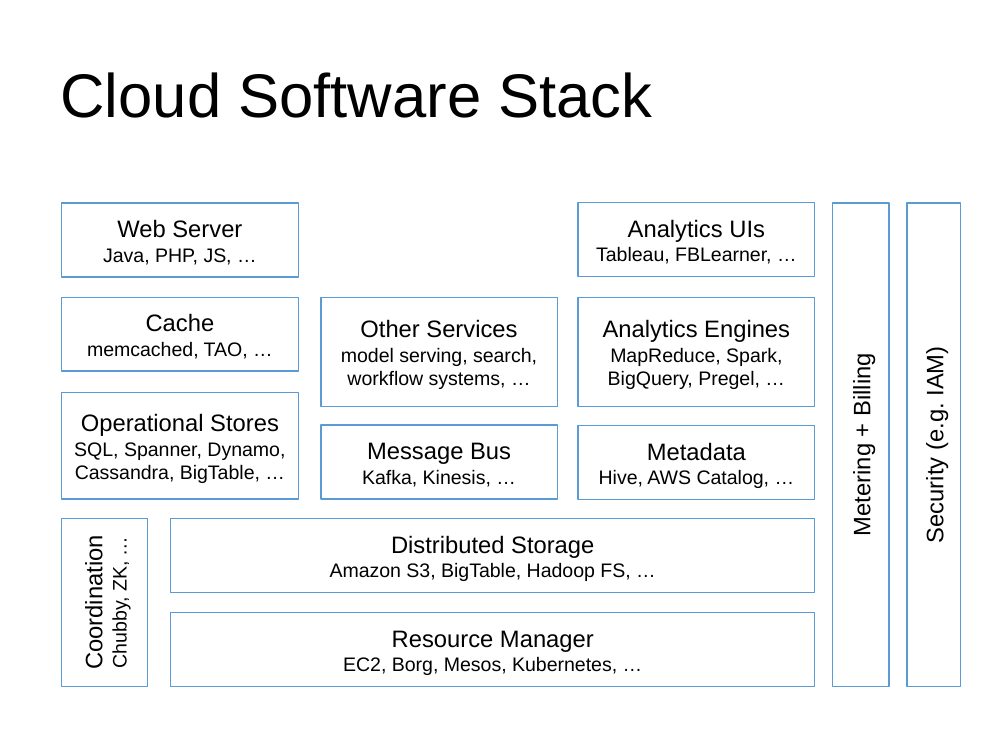
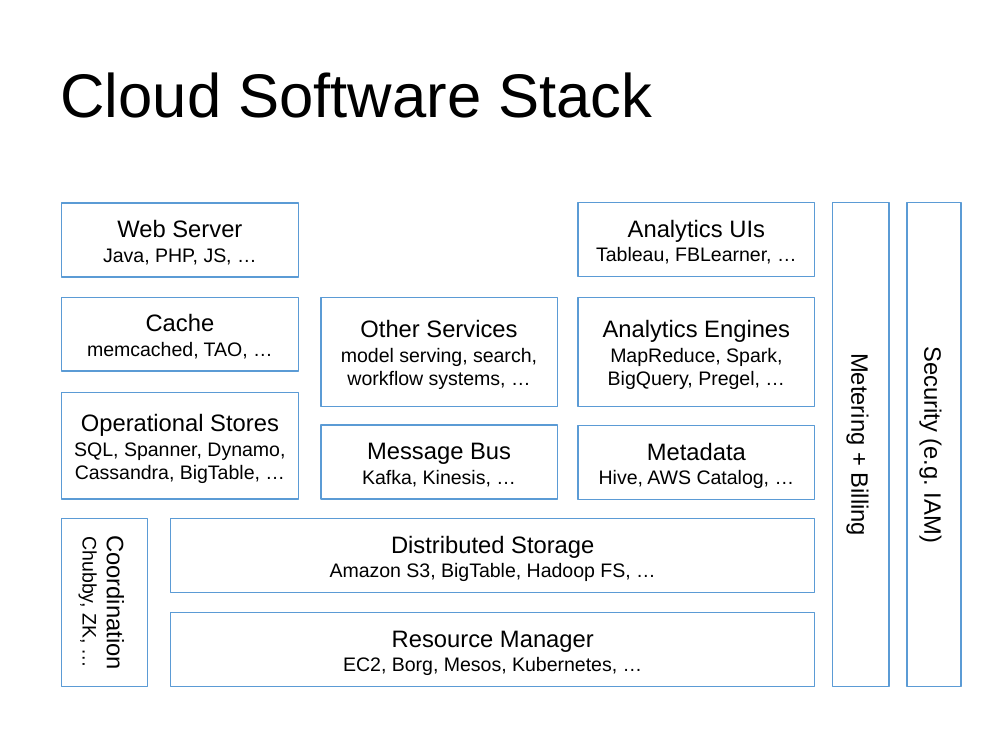
Before and after one commit to j-avdeev/Cloud-Computing-Technology, a slide deck: slide 11 of CCT - lec1 - Cloud computing overview.odp (slide 10 before the commit). Drawn at 1008x756 pixels with LibreOffice and Linux fonts; fonts in the diff are those of the drawing. Boxes give left, top, right and bottom in pixels: in the first picture for what was removed or moved away, otherwise in the second. Text is boxed around its words. In the diff, an @@ line names an element or a change of style, - is before the commit and + after.

```diff
--- a/CCT - lec1 - Cloud computing overview.odp
+++ b/CCT - lec1 - Cloud computing overview.odp
@@ rotation 270 to 90 degrees; outline redrawn in 3 elements at [62,519,148,687], [907,203,961,687], [833,203,890,686] @@
```
Also in this commit, not shown: 1 slide added, 1 other file.
